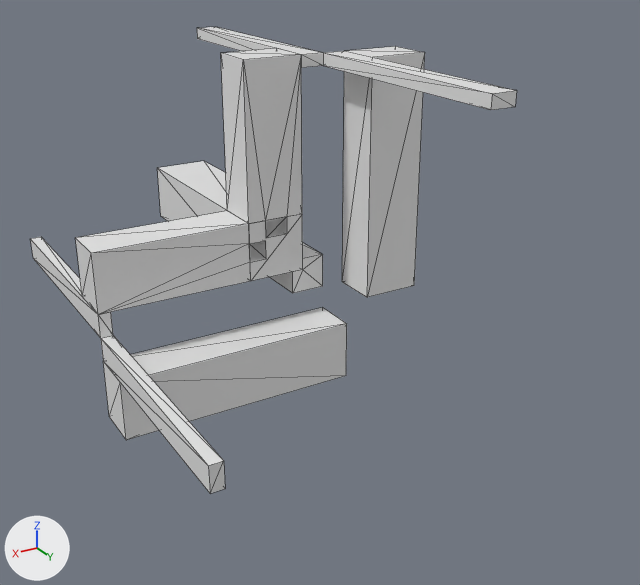
Two versions of the OBJ model Data/bmc/tiles_structure/t_135.obj, one commit apart.
Both versions are drawn from a 50 mm camera at (0.93, 1.538, 0.756) aimed at (-0.069, -0.127, -0.076). Lighting does not change. The marker at lower left points along +X, +Y and +Z. Mesh edges are drawn as thin lines. Where no turn or scale is listed for an object, it has been applied to the vertices.

Names of what the first picture shows: 't_135'.
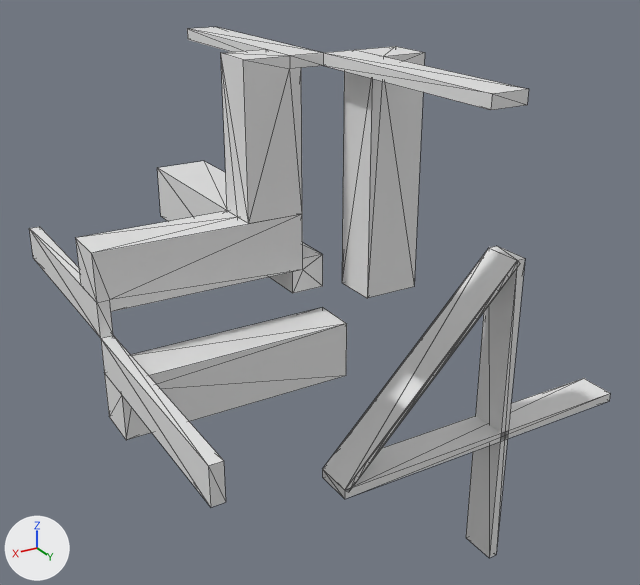
Where the change shows, as pixel boxes (x1, y1, x2, y2) in the pictures (640 x 585 px; the box of a moved part takes in the faces that stretch with it):
```json
{"object": "t_135", "change": "reshaped", "before": [31, 27, 517, 494], "after": [29, 27, 610, 558], "on screen": "20% wider, 14% taller"}
{"part": 1, "of": "me_t_135", "change": "added", "after": [322, 246, 610, 558]}
{"part": 2, "of": "me_t_135", "change": "moved or reshaped", "before": [31, 27, 517, 494], "after": [29, 27, 529, 507]}
```

Scene script edits in JSON lines:
```json
{"block": "me_t_135", "where": "# used by ob_t_135; location = (0.0, 0.0, 0.0)"}
{"op": "remove", "block": "me_t_135", "code": "me_t_135.from_pydata(...)  # 85 vertices, 160 faces; spans x -0.175..0.5, y -0.5..0.5, z -0.175..0.5"}
{"op": "add", "block": "me_t_135", "code": "me_t_135.from_pydata(...)  # 177 vertices, 355 faces; spans x -0.875..0.5, y -0.5..0.5, z -0.875..0.5"}
{"block": "me_t_135", "change": "me_t_135 part 1: a new loose piece of 92 vertices spanning x -0.875..0.0, y 0.0..0.1, z -0.875..0.0"}
{"block": "me_t_135", "change": "me_t_135 part 2"}
{"block": "me_t_135", "change": "35 vertices are removed from x -0.175..0.5, y -0.5..0.5, z -0.05..0.5"}
{"block": "me_t_135", "change": "128 faces are deleted"}
{"block": "me_t_135", "change": "2 vertices move from x 0.5, y -0.5..0.5, z -0.05..0.05 to x 0.475, y -0.5..0.5, z -0.075..0.075"}
{"block": "me_t_135", "change": "35 vertices are added at x -0.175..0.5, y -0.5..0.5, z -0.075..0.5"}
{"block": "me_t_135", "change": "143 new faces join them"}
```
